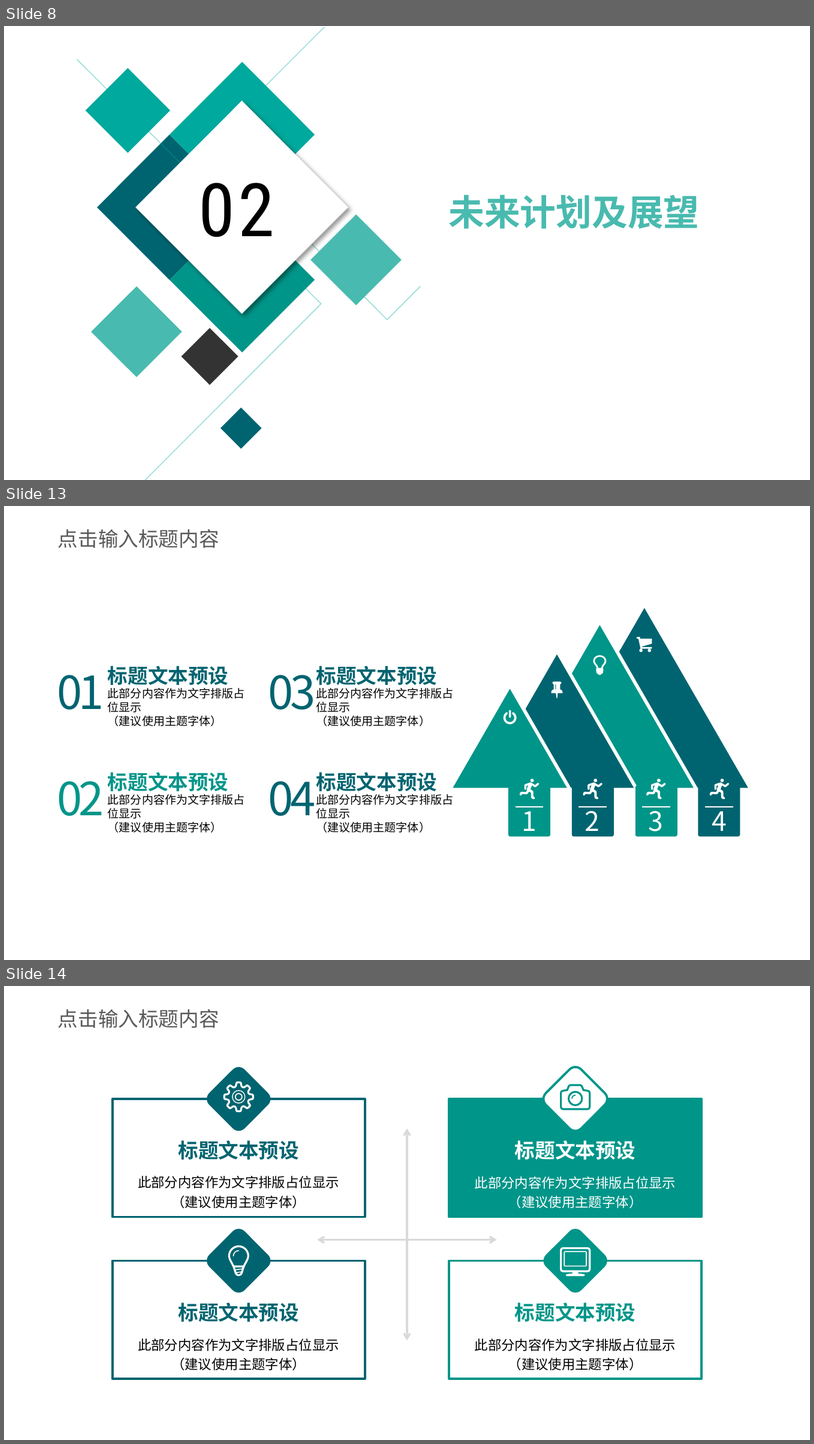
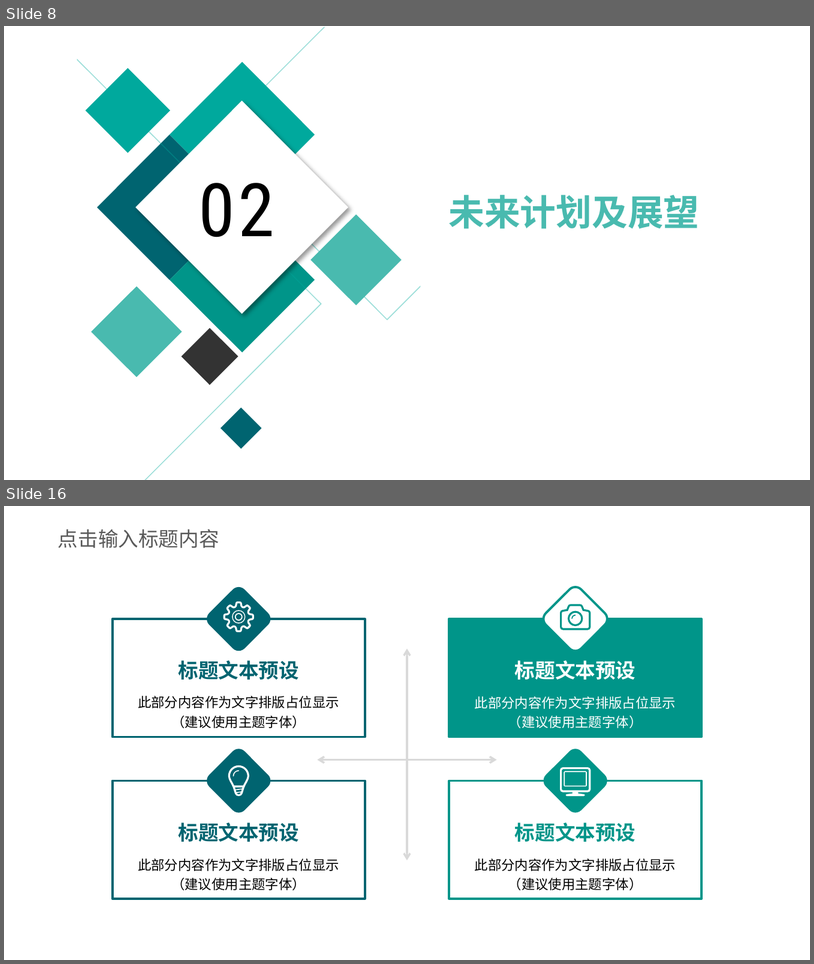
Before and after one commit to whutddk/PRM_Robotic_Arm, a slide deck: doc/进度报告20190912.pptx. Shown one above the other, each under a label of ours: slides 8, 13 and 14 before the commit, slides 8 and 16 after it; the slides between them are not shown. The pictures are 814x1444 and 814x964 pixels, drawn with LibreOffice and Linux fonts; fonts in the diff are those of the drawing; background and template pictures are left out. Boxes give left, top, right and bottom in pixels: in the first picture for what was removed or moved away, otherwise in the second. Text is boxed around its words. In the diff, an @@ line names an element or a change of style, - is before the commit and + after.

```diff
--- a/doc/进度报告20190912.pptx
+++ b/doc/进度报告20190912.pptx
@@ slide 13 removed at (4,506,810,960), background picture (left out) @@
@@ text removed at (58,529,219,548) @@
-点击输入标题内容
@@ group removed at (57,666,454,832): 12 texts @@
-01
-02
-03
-04
-标题文本预设
-此部分内容作为文字排版占位显示
-（建议使用主题字体）
-标题文本预设
-此部分内容作为文字排版占位显示
-（建议使用主题字体）
-标题文本预设
-此部分内容作为文字排版占位显示
-（建议使用主题字体）
-标题文本预设
-此部分内容作为文字排版占位显示
-（建议使用主题字体）
@@ group removed at (450,604,752,837): 12 freeform shapes, 4 rounded rectangles, 4 lines, 4 texts @@
-4
-3
-2
-1
@@ what was slide 14 is now slide 16 @@
```
Also in this commit, not shown: 3 slides changed, 6 slides added, 5 other slides removed, 2 other files.
